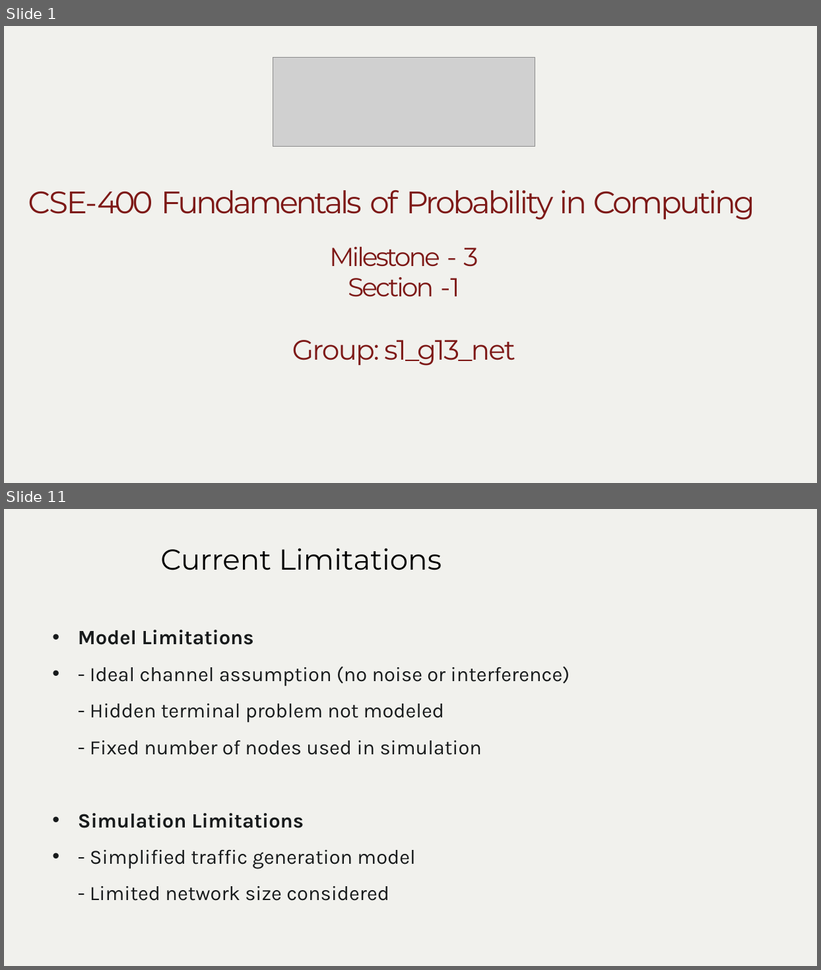
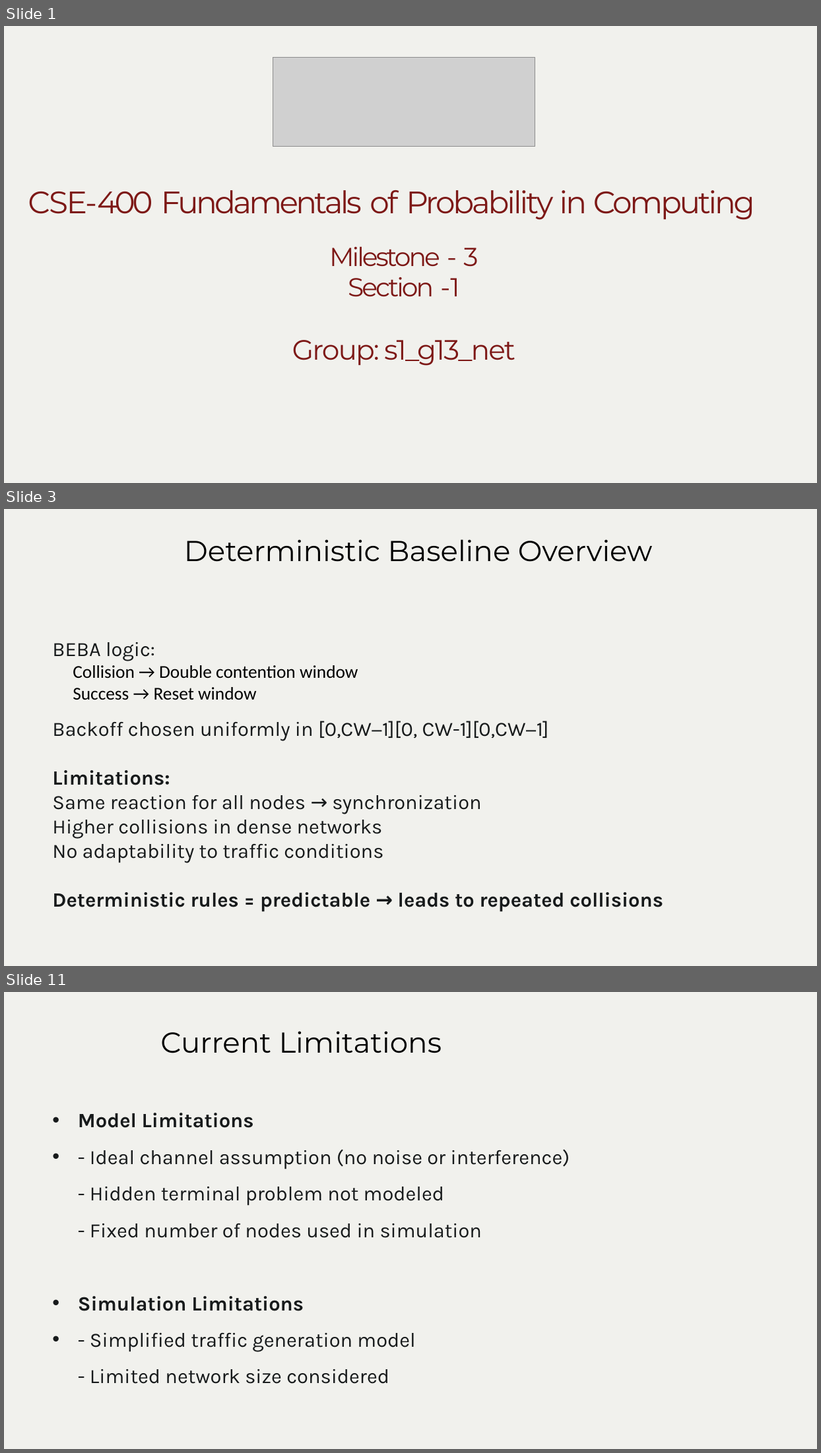
Before and after one commit to pratika719/beb-probabilistic-network-simulator, a slide deck: g13_s1_net/Milestone-3_s1_g13_net/PPT for video/Milestone 3_ppt.pptx. Shown one above the other, each under a label of ours: slides 1 and 11 before the commit, slides 1, 3 and 11 after it; the slides between them are not shown. The pictures are 821x970 and 821x1453 pixels, drawn with LibreOffice and Linux fonts; fonts in the diff are those of the drawing; grey boxes stand for pictures; background and template pictures are left out. Boxes give left, top, right and bottom in pixels: in the first picture for what was removed or moved away, otherwise in the second. Text is boxed around its words. In the diff, an @@ line names an element or a change of style, - is before the commit and + after.

```diff
--- a/g13_s1_net/Milestone-3_s1_g13_net/PPT for video/Milestone 3_ppt.pptx
+++ b/g13_s1_net/Milestone-3_s1_g13_net/PPT for video/Milestone 3_ppt.pptx
@@ slide 3 added at bbox=[4, 509, 817, 966], background #FFFFFF; not listed: 1 template element that a slide beside it also shows @@
@@ title added at bbox=[184, 539, 653, 562], 51 pt, text #000000 @@
+Deterministic Baseline Overview
@@ text added at bbox=[52, 642, 663, 912], 36 pt, text #171A1B @@
+BEBA logic:
+  Collision → Double contention window
+  Success → Reset window
+Backoff chosen uniformly in [0,CW−1][0, CW-1][0,CW−1]
+Limitations:
+Same reaction for all nodes → synchronization
+Higher collisions in dense networks
+No adaptability to traffic conditions
+Deterministic rules = predictable → leads to repeated collisions
```
Also in this commit, not shown: 6 slides changed, 4 other slides added, 5 slides removed, 3 other files.
